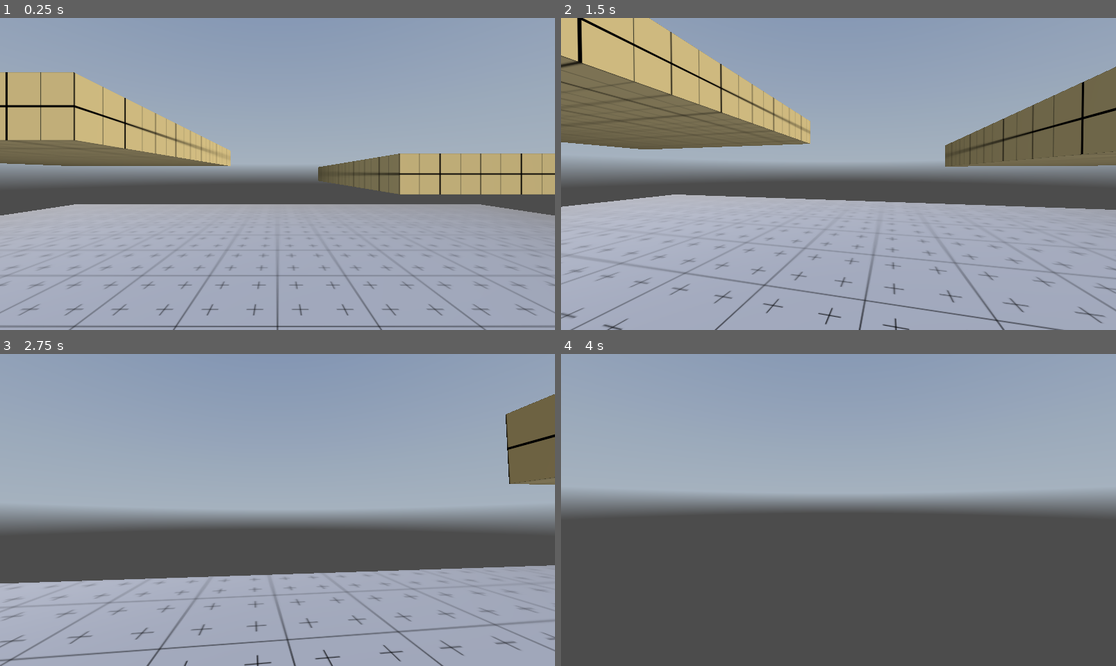
Above: before the commit, frames 1-4 (two rows, left to right).
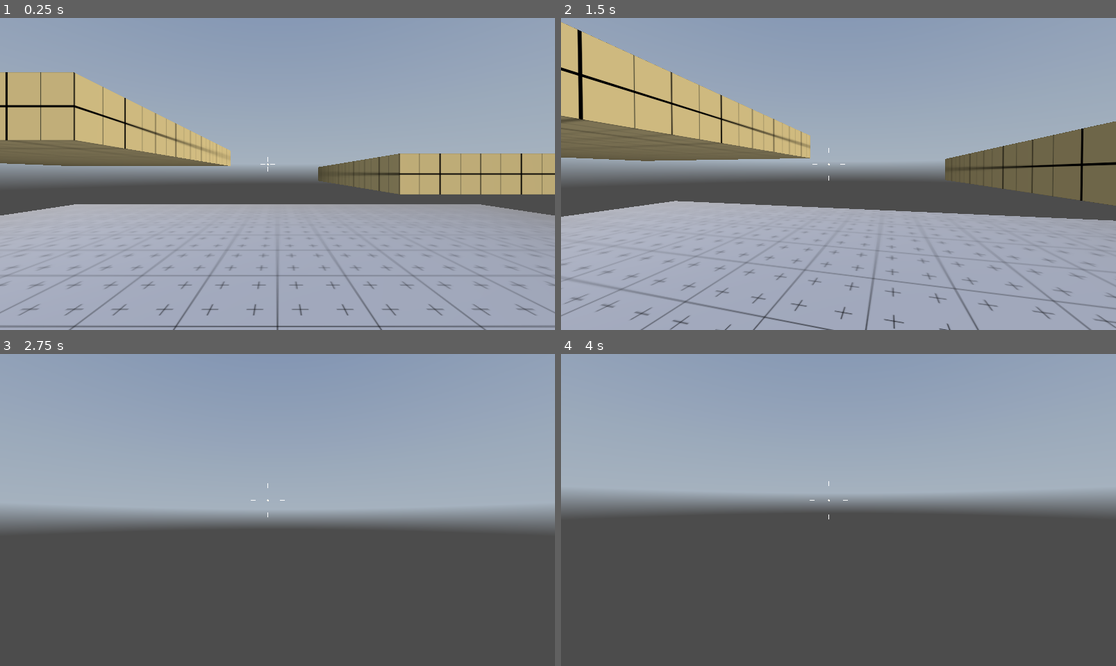
Above: after the commit, the same moments.

Repository: duncan-iaria/godot-4-fps-starter
Game: Godot game, scene res://levels/main.tscn
Two runs of this game, one before a commit and one after it. Both use one fixed random seed, a clock stepped at 60 frames per second and the inputs below. A sky picture missing from this copy of the repository is replaced by a grey-blue gradient.
Inputs (mouse positions are in pixels of both pictures, inside the frame that each line leads up to):
- Up to frame 1 (0.25 s): no input
- Up to frame 2 (1.5 s): tap Enter at 0.5 s; move the mouse to (866, 174) at 0.52 s; hold Ctrl (crouch) 0.53-1.28 s; hold W (move_forward) from 0.53 s (still down); tap Space (jump) at 0.77 s; move the mouse to (810, 174) at 1.27 s; tap Ctrl (crouch) at 1.35 s
- Up to frame 3 (2.75 s): keep holding W (move_forward); tap Space (jump) at 1.52 s; move the mouse to (288, 503) at 2.02 s; hold Ctrl (crouch) from 2.03 s (still down)
- Up to frame 4 (4 s): keep holding W (move_forward); move the mouse to (832, 516) at 2.77 s; release Ctrl (crouch) at 2.78 s; tap Ctrl (crouch) at 2.85 s; tap Space (jump) at 3.02, 3.5, 3.77 s; move the mouse to (877, 513) at 3.52 s; hold Ctrl (crouch) from 3.53 s (still down)

The runs differ from the first frame. In frame 1, less than 0.1% of the frame differs, in the area x 46-50%, y 44-50%; in frame 2, 24%; in frame 3, 31%, in the area x 0-100%, y 12-100%; in frame 4, less than 0.1%.

Commit message:
added reticle

Diff:
--- a/fps-starter/fps-starter-project/scenes/player_fps_controller.tscn
+++ b/fps-starter/fps-starter-project/scenes/player_fps_controller.tscn
@@ -1,6 +1,7 @@
-[gd_scene load_steps=8 format=3 uid="uid://8jqsiaev47iy"]
+[gd_scene load_steps=9 format=3 uid="uid://8jqsiaev47iy"]
 
 [ext_resource type="Script" path="res://scripts/player_fps_controller.gd" id="1_306us"]
+[ext_resource type="Script" path="res://scripts/ui_reticle.gd" id="2_0mm1m"]
 
 [sub_resource type="CapsuleShape3D" id="CapsuleShape3D_u8min"]
 
@@ -94,7 +95,6 @@
 
 [node name="PlayerFpsController" type="CharacterBody3D" node_paths=PackedStringArray("CAMERA_CONTROLLER", "ANIMATION_PLAYER", "CROUCH_SHAPECAST")]
 script = ExtResource("1_306us")
-IS_TOGGLE_CROUCH = false
 CAMERA_CONTROLLER = NodePath("CameraController/Camera3D")
 ANIMATION_PLAYER = NodePath("AnimationPlayer")
 CROUCH_SHAPECAST = NodePath("ShapeCast3D")
@@ -126,4 +126,48 @@
 target_position = Vector3(0, 0.5, 0)
 debug_shape_custom_color = Color(0, 0.854902, 0.14902, 1)
 
+[node name="UI" type="Control" parent="."]
+layout_mode = 3
+anchors_preset = 15
+anchor_right = 1.0
+anchor_bottom = 1.0
+grow_horizontal = 2
+grow_vertical = 2
+mouse_filter = 1
+
+[node name="Reticle" type="CenterContainer" parent="UI" node_paths=PackedStringArray("PLAYER_CONTROLLER", "RETICLE_LINES")]
+layout_mode = 1
+anchors_preset = 8
+anchor_left = 0.5
+anchor_top = 0.5
+anchor_right = 0.5
+anchor_bottom = 0.5
+offset_left = -20.0
+offset_top = -20.0
+offset_right = 20.0
+offset_bottom = 20.0
+grow_horizontal = 2
+grow_vertical = 2
+script = ExtResource("2_0mm1m")
+PLAYER_CONTROLLER = NodePath("../..")
+RETICLE_LINES = [NodePath("Top"), NodePath("Right"), NodePath("Bottom"), NodePath("Left")]
+RETICLE_DISTANCE = 4.0
+DOT_RADIUS = 2.0
+
+[node name="Top" type="Line2D" parent="UI/Reticle"]
+points = PackedVector2Array(0, -5, 0, -15)
+width = 2.0
+
+[node name="Right" type="Line2D" parent="UI/Reticle"]
+points = PackedVector2Array(5, 0, 15, 0)
+width = 2.0
+
+[node name="Bottom" type="Line2D" parent="UI/Reticle"]
+points = PackedVector2Array(0, 5, 0, 15)
+width = 2.0
+
+[node name="Left" type="Line2D" parent="UI/Reticle"]
+points = PackedVector2Array(-5, 0, -15, 0)
+width = 2.0
+
 [connection signal="animation_started" from="AnimationPlayer" to="." method="_on_animation_player_animation_started"]
--- a/fps-starter/fps-starter-project/scripts/player_fps_controller.gd
+++ b/fps-starter/fps-starter-project/scripts/player_fps_controller.gd
@@ -1,4 +1,4 @@
-extends CharacterBody3D
+class_name Player extends CharacterBody3D
 
 
 @export var jump_velocity: float = 4.5
@@ -7,7 +7,7 @@
 @export var DEFAULT_MOVE_SPEED: float = 5.0;
 @export var CROUCHING_MOVE_SPEED: float = 2.0;
 
-@export var IS_TOGGLE_CROUCH: bool = true;
+@export var IS_CROUCH_TOGGLEABLE: bool = true;
 @export var MOUSE_SENSITIVITY: float = 0.25;
 @export var TILT_LOWER_LIMIT = deg_to_rad(-90.0);
 @export var TILT_UPPER_LIMIT = deg_to_rad(90.0);
@@ -16,14 +16,12 @@
 @export var CROUCH_SHAPECAST: ShapeCast3D;
 
 var _mouse_rotation: Vector3;
-
 var _player_rotation: Vector3;
 var _camera_rotation: Vector3;
 var _mouse_input: bool = false;
 var _rotation_input: float;
 var _tilt_input: float;
 var _current_player_move_speed: float;
-
 var _is_crouching: bool = false;
 
 
@@ -34,19 +32,18 @@
 	_current_player_move_speed = DEFAULT_MOVE_SPEED;
 
 
-
 func _input(event: InputEvent) -> void:
-	# Quick game
+	# Quit game
 	if event.is_action_pressed("quit"):
 		get_tree().quit();
 
-	if event.is_action_pressed("crouch") and is_on_floor() and IS_TOGGLE_CROUCH:
+	if event.is_action_pressed("crouch") and is_on_floor() and IS_CROUCH_TOGGLEABLE:
 		toggle_crouch();
 
-	if event.is_action_pressed("crouch") and is_on_floor() and !IS_TOGGLE_CROUCH:
+	if event.is_action_pressed("crouch") and is_on_floor() and !IS_CROUCH_TOGGLEABLE:
 		crouching(true);
 
-	if event.is_action_released("crouch") and !IS_TOGGLE_CROUCH:
+	if event.is_action_released("crouch") and !IS_CROUCH_TOGGLEABLE:
 		if CROUCH_SHAPECAST.is_colliding() == false:
 			crouching(false);
 		else:
--- /dev/null
+++ b/fps-starter/fps-starter-project/scripts/ui_reticle.gd
@@ -0,0 +1,33 @@
+extends CenterContainer
+
+@export var PLAYER_CONTROLLER: Player;
+
+@export var RETICLE_LINES: Array[Line2D];
+@export var RETICLE_SPEED: float = 0.25;
+@export var RETICLE_DISTANCE: float = 2;
+@export var DOT_RADIUS: float = 1.0;
+@export var DOT_COLOR: Color = Color.FLORAL_WHITE;
+
+
+func _ready() -> void:
+	queue_redraw();
+
+
+func _process(delta: float) -> void:
+	adjust_reticle_lines();
+
+
+func _draw():
+	draw_circle(Vector2.ZERO, DOT_RADIUS, DOT_COLOR);
+
+
+func adjust_reticle_lines():
+	var vel = PLAYER_CONTROLLER.get_real_velocity();
+	var origin = Vector3.ZERO;
+	var pos = Vector2.ZERO;
+	var speed = origin.distance_to(vel);
+
+	RETICLE_LINES[0].position = lerp(RETICLE_LINES[0].position, pos + Vector2(0, -speed * RETICLE_DISTANCE), RETICLE_SPEED);
+	RETICLE_LINES[1].position = lerp(RETICLE_LINES[1].position, pos + Vector2(speed * RETICLE_DISTANCE, 0), RETICLE_SPEED);
+	RETICLE_LINES[2].position = lerp(RETICLE_LINES[2].position, pos + Vector2(0, speed * RETICLE_DISTANCE), RETICLE_SPEED);
+	RETICLE_LINES[3].position = lerp(RETICLE_LINES[3].position, pos + Vector2(-speed * RETICLE_DISTANCE, 0), RETICLE_SPEED);
